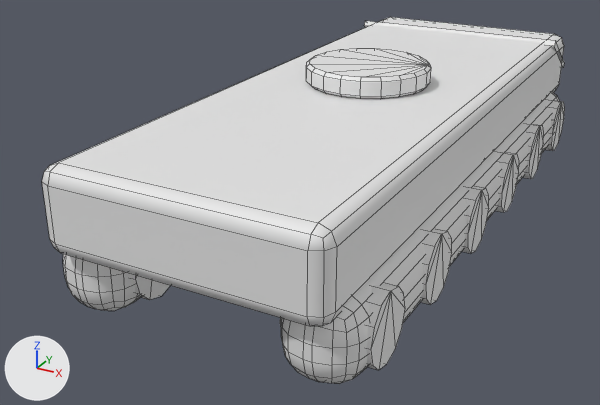
The OBJ model gunsmod/src/main/resources/assets/gunsmod/models/entity/airdef/radar_kupol/base.obj as it was, and as the next commit left it.
The view is the same before and after, from a camera (50 mm lens) standing at (3.51, -7.24, 3.28) and looking at (0.08, -1.01, 0.17). The lights are fixed; the arrows at lower left show +X, +Y and +Z. The picture after the commit comes second. Mesh edges are drawn as thin lines. Materials are left out; every surface is plain grey. Where no turn or scale is listed for an object, it has been applied to the vertices.

Names of what the first picture shows: 'base'.
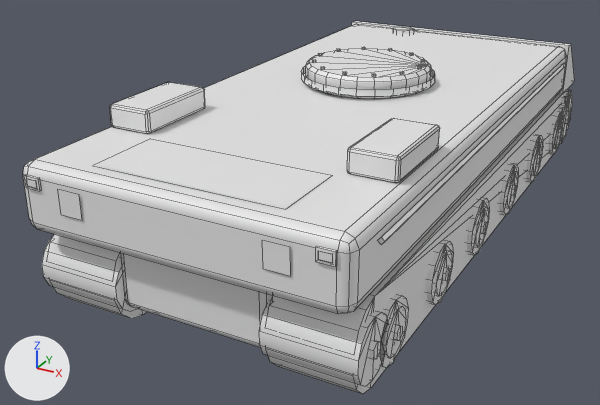
Changed parts and their boxes [x1, y1, x2, y2] in the pictures (600 x 405 px):
'base', reshaped
    before: [42, 17, 565, 384]
    after: [23, 21, 575, 394]
part 1 of me_base, added
    after: [24, 174, 42, 191]
part 2 of me_base, added
    after: [316, 246, 337, 267]
part 3 of me_base, added
    after: [560, 93, 572, 140]
part 4 of me_base, rebuilt (6% wider)
    before: [281, 92, 560, 384]
    after: [268, 93, 565, 394]
part 5 of me_base, rebuilt
    before: [63, 254, 141, 311]
    after: [49, 234, 147, 319]
part 6 of me_base, rebuilt (6% shorter)
    before: [42, 17, 564, 326]
    after: [23, 24, 567, 314]
part 7 of me_base, rebuilt
    before: [495, 152, 519, 212]
    after: [499, 163, 519, 215]
part 8 of me_base, rebuilt
    before: [462, 186, 489, 253]
    after: [467, 198, 490, 255]
part 9 of me_base, rebuilt
    before: [523, 124, 544, 179]
    after: [526, 135, 543, 182]
part 10 of me_base, rebuilt
    before: [280, 283, 405, 370]
    after: [380, 294, 409, 367]
part 11 of me_base, rebuilt
    before: [546, 100, 565, 151]
    after: [549, 111, 563, 154]
part 12 of me_base, rebuilt
    before: [421, 229, 452, 305]
    after: [426, 240, 454, 305]
part 13 of me_base, rebuilt (not visible afterwards)
    before: [132, 274, 171, 300]
part 14 of me_base, rebuilt (11% wider, 54% taller)
    before: [364, 21, 564, 68]
    after: [352, 21, 575, 94]
part 15 of me_base, built on
    before: [306, 48, 431, 99]
    after: [26, 27, 571, 386]

Patch to the scene script:
```diff
--- a/gunsmod/src/main/resources/assets/gunsmod/models/entity/airdef/radar_kupol/base.obj.py
+++ b/gunsmod/src/main/resources/assets/gunsmod/models/entity/airdef/radar_kupol/base.obj.py
@@ me_base @@
 # used by ob_base; location = (0.0, 0.0, 0.0)
-me_base.from_pydata(...)  # 736 vertices, 702 faces; spans x -0.77..1.77, y -3.5..2.52, z 0.0..1.44
+me_base.from_pydata(...)  # 1998 vertices, 1743 faces; spans x -0.82..1.83, y -3.53..2.54, z 0.0..1.46
+# me_base part 1: a new loose piece, a box spanning x -0.688..-0.562, y -3.519..-3.5, z 1.078..1.172
+# me_base part 2: a new loose piece, a box spanning x 1.562..1.688, y -3.519..-3.5, z 1.078..1.172
+# me_base part 3: a new loose piece, a 16-sided cylinder along x spanning x 1.08..1.79, y 1.89..2.42, z 0.11..0.64
+# me_base part 4: the loose piece of 152 vertices spanning x 1.12..1.75, y -3.38..2.38, z 0.0..0.69 is rebuilt with 32 vertices and now spans x 1.12..1.75, y -3.37..2.37, z 0.0..0.69
+# me_base part 5: the loose piece of 152 vertices spanning x -0.75..-0.12, y -3.38..2.38, z 0.0..0.69 is rebuilt with 32 vertices and now spans x -0.75..-0.12, y -3.37..2.37, z 0.0..0.69
+# me_base part 6: the loose piece of 56 vertices spanning x -0.62..1.62, y -3.5..2.5, z 0.56..1.25 is rebuilt with 56 vertices and now spans x -0.78..1.78, y -3.5..1.88, z 0.72..1.25
+# me_base part 7: the loose piece of 24 vertices spanning x 1.11..1.77, y -0.31..0.26, z 0.06..0.62 is rebuilt with 28 vertices and now spans x 1.09..1.79, y -0.28..0.2, z 0.04..0.53
+# me_base part 8: the loose piece of 24 vertices spanning x 1.11..1.77, y -1.26..-0.69, z 0.06..0.63 is rebuilt with 28 vertices and now spans x 1.09..1.79, y -1.2..-0.72, z 0.04..0.53
+# me_base part 9: the loose piece of 24 vertices spanning x 1.11..1.77, y 0.64..1.21, z 0.06..0.62 is rebuilt with 28 vertices and now spans x 1.09..1.79, y 0.65..1.13, z 0.04..0.53
+# me_base part 10: the loose piece of 24 vertices spanning x 1.11..1.77, y -3.16..-2.59, z 0.06..0.63 is rebuilt with 28 vertices and now spans x 1.09..1.79, y -3.05..-2.57, z 0.04..0.53
+# me_base part 11: the loose piece of 24 vertices spanning x 1.11..1.77, y 1.59..2.16, z 0.06..0.62 is rebuilt with 28 vertices and now spans x 1.09..1.79, y 1.57..2.05, z 0.04..0.53
+# me_base part 12: the loose piece of 24 vertices spanning x 1.11..1.77, y -2.21..-1.64, z 0.06..0.63 is rebuilt with 28 vertices and now spans x 1.09..1.79, y -2.13..-1.65, z 0.04..0.53
+# me_base part 13: the loose piece of 24 vertices spanning x -0.77..-0.11, y -3.16..-2.59, z 0.06..0.63 is rebuilt with 28 vertices and now spans x -0.79..-0.09, y -3.05..-2.57, z 0.04..0.53
+# me_base part 14: the loose piece of 8 vertices spanning x -0.62..1.62, y 1.86..2.52, z 0.85..1.28 is rebuilt with 8 vertices and now spans x -0.78..1.78, y 1.84..2.44, z 0.72..1.25
+# me_base part 15: 64 vertices removed from x -0.03..1.03, y -1.03..0.03, z 1.25..1.44; 1214 vertices added at x -0.82..1.83, y -3.53..2.54, z 0.11..1.46
+# other edits to the shape of me_base do not show in these pictures
```
